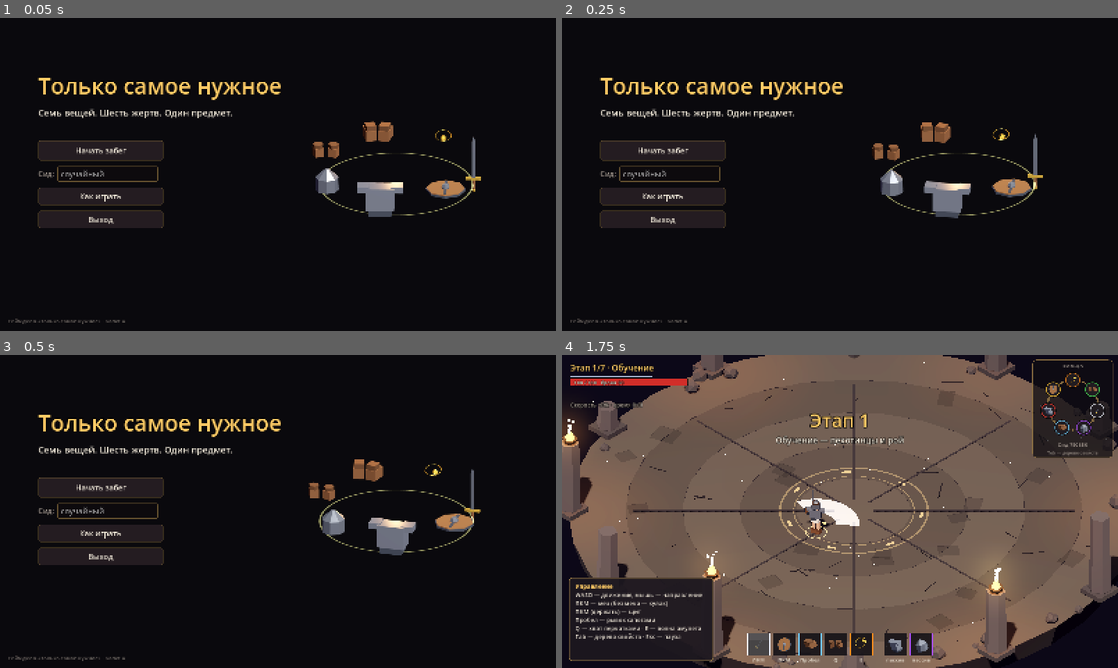
Above: before the commit, frames 1-4 (two rows, left to right).
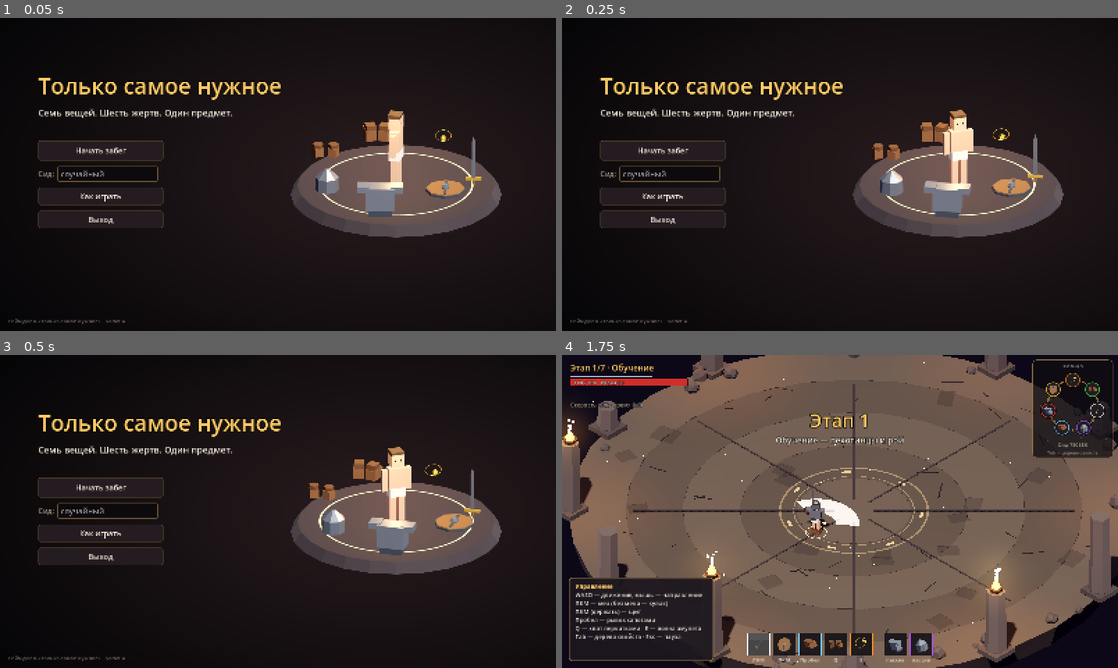
Above: after the commit, the same moments.

Repository: dukeNyaken/definitely-not-a-game-jam
Game: Godot game, scene res://scenes/main_menu.tscn
Two runs of this game, one before a commit and one after it. Both use one fixed random seed, a clock stepped at 60 frames per second and the inputs below.
Inputs (mouse positions are in pixels of both pictures, inside the frame that each line leads up to):
- Up to frame 1 (0.05 s): no input
- Up to frame 2 (0.25 s): no input
- Up to frame 3 (0.5 s): no input
- Up to frame 4 (1.75 s): click "Начать забег" at 0.5 s; tap Enter at 1.25 s; drag from (1073, 405) to (895, 442) at 1.27 s

The runs differ from the first frame. In frame 1, 8.7% of the frame differs, in the area x 52-91%, y 29-71%; in frame 2, 8.7%; in frame 3, 8.6%; in frame 4, nothing differs.

Commit message:
Sacrifice addon reveal, menu centerpiece, export presets
Recipient addons grow when the essence stream arrives; main menu shows the
hero in underwear inside the ring of seven items; Windows/Web export
presets (templates not installed yet); static caches cleared on exit.

Co-Authored-By: Claude Opus 5.5 <noreply@anthropic.com>

Diff:
--- a/scripts/autoload/audio.gd
+++ b/scripts/autoload/audio.gd
@@ -98,3 +98,13 @@
 		var pl: AudioStreamPlayer = p
 		if pl.playing:
 			pl.volume_db = db
+
+
+func _exit_tree() -> void:
+	for p in [_music_a, _music_b]:
+		(p as AudioStreamPlayer).stop()
+		(p as AudioStreamPlayer).stream = null
+	for p in _pool:
+		p.stop()
+		p.stream = null
+	_streams.clear()
--- a/scripts/autoload/db.gd
+++ b/scripts/autoload/db.gd
@@ -63,3 +63,11 @@
 
 func event_word(event_id: StringName) -> String:
 	return item_by_event(event_id).event_word
+
+
+## Статические кэши мешей, материалов и темы держат ресурсы до выгрузки скриптов — чистим при выходе.
+func _exit_tree() -> void:
+	LowPoly._materials.clear()
+	LowPoly._meshes.clear()
+	Vfx._mat_cache.clear()
+	UiKit._theme = null
--- a/scripts/game/game.gd
+++ b/scripts/game/game.gd
@@ -373,14 +373,16 @@
 func do_sacrifice(index: int) -> void:
 	var victim_id := RunState.ring.items[index].def_id
 	var victim_socket := hero_model.socket_position(victim_id)
+	var old_count := RunState.ring.items[RunState.ring.recipient_index(index)].properties.size()
 	var res := RunState.sacrifice(index)
 	var recipient: ItemState = res["recipient"]
 	set_state(State.SACRIFICE)
 	var victim_def := Db.item(victim_id)
-	SacrificeFx.play(world, hero_model, victim_socket, recipient.def_id, victim_def.essence.color)
+	hero.set_items(RunState.ring.items.duplicate())
+	var hidden := hero_model.hide_addons(recipient.def_id, old_count)
+	SacrificeFx.play(world, hero_model, victim_socket, recipient.def_id, victim_def.essence.color, hidden)
 	Audio.play(&"sacrifice")
 	Audio.play(StringName("essence_%s" % victim_def.essence.id), -4.0)
-	hero.set_items(RunState.ring.items.duplicate())
 	hero.speed_mult = RunState.speed_multiplier()
 	if altar != null:
 		altar.vanish()
--- a/scripts/ui/item_showcase.gd
+++ b/scripts/ui/item_showcase.gd
@@ -66,6 +66,24 @@
 	ring.mesh = Vfx.ring_mesh(radius, 0.06, 64)
 	ring.material_override = Vfx.material(Color(1.0, 0.78, 0.35, 0.8), 1.6, true)
 	pivot.add_child(ring)
+	# В центре — герой в исподнем: всё это ему предстоит отдать.
+	var floor_disc := LowPoly.cyl(radius + 0.6, radius + 0.8, 0.3, 24, Color(0.2, 0.17, 0.18), Vector3(0, -0.17, 0))
+	viewport.add_child(floor_disc)
+	var hero := Actor.new()
+	hero.set_physics_process(false)
+	viewport.add_child(hero)
+	hero.remove_from_group(&"actors")
+	hero.facing = Vector3(0.35, 0, 1).normalized()
+	var model := ActorModel.new()
+	hero.add_child(model)
+	model.setup(hero, ActorModel.Kind.HERO)
+	model.scale = Vector3.ONE * 1.05
+	var glow := OmniLight3D.new()
+	glow.position = Vector3(0, 2.6, 1.2)
+	glow.light_color = Color(1.0, 0.8, 0.55)
+	glow.light_energy = 1.6
+	glow.omni_range = 6.0
+	viewport.add_child(glow)
 
 
 ## Одна вещь крупно.
--- a/scripts/ui/main_menu.gd
+++ b/scripts/ui/main_menu.gd
@@ -9,8 +9,19 @@
 	theme = UiKit.theme()
 	get_tree().paused = false
 	Engine.time_scale = 1.0
-	var bg := ColorRect.new()
-	bg.color = Color(0.04, 0.035, 0.05)
+	var bg := TextureRect.new()
+	var grad := Gradient.new()
+	grad.set_color(0, Color(0.16, 0.11, 0.12))
+	grad.set_color(1, Color(0.02, 0.018, 0.025))
+	var tex := GradientTexture2D.new()
+	tex.gradient = grad
+	tex.fill = GradientTexture2D.FILL_RADIAL
+	tex.fill_from = Vector2(0.68, 0.5)
+	tex.fill_to = Vector2(1.25, 1.1)
+	tex.width = 256
+	tex.height = 256
+	bg.texture = tex
+	bg.stretch_mode = TextureRect.STRETCH_SCALE
 	UiKit.full_rect(bg)
 	add_child(bg)
 	var showcase := ItemShowcase.new()
--- a/scripts/visual/actor_model.gd
+++ b/scripts/visual/actor_model.gd
@@ -258,6 +258,33 @@
 	for ch in r_hand.get_children():
 		if ch.name in ["EnemySword", "Club", "Staff"]:
 			(ch as Node3D).visible = not actor.has_item(&"sword")
+
+
+## Прячет добавки свойств с индекса start (новые после жертвы) — они вырастут, когда долетит поток.
+func hide_addons(item_id: StringName, start: int) -> Array[Node3D]:
+	var out: Array[Node3D] = []
+	for n in _item_nodes.get(item_id, []):
+		_find_addons(n, start, out)
+	for a in out:
+		a.set_meta(&"full_scale", a.scale)
+		a.scale = Vector3.ONE * 0.001
+	return out
+
+
+func _find_addons(n: Node, start: int, out: Array[Node3D]) -> void:
+	for ch in n.get_children():
+		if ch.has_meta(&"prop_index") and int(ch.get_meta(&"prop_index")) >= start:
+			out.append(ch)
+		_find_addons(ch, start, out)
+
+
+func reveal_addons(addons: Array[Node3D]) -> void:
+	for a in addons:
+		if is_instance_valid(a):
+			var tw := a.create_tween()
+			tw.tween_property(a, "scale", a.get_meta(&"full_scale", Vector3.ONE) * 1.4, 0.18).set_trans(Tween.TRANS_BACK).set_ease(Tween.EASE_OUT)
+			tw.tween_property(a, "scale", a.get_meta(&"full_scale", Vector3.ONE), 0.15)
+	_flash = 0.12
 
 
 ## Позиция сокета в мире: откуда летят потоки при жертве.
--- a/scripts/visual/item_visuals.gd
+++ b/scripts/visual/item_visuals.gd
@@ -22,6 +22,7 @@
 		var t: Transform3D = anchors[(i / anchored.size()) % anchors.size()]
 		var addon := build_addon(essence)
 		addon.transform = t.scaled_local(Vector3.ONE * ADDON_SCALE)
+		addon.set_meta(&"prop_index", i)
 		(part["node"] as Node3D).add_child(addon)
 	return parts
 
--- a/scripts/visual/sacrifice_fx.gd
+++ b/scripts/visual/sacrifice_fx.gd
@@ -6,12 +6,14 @@
 var start: Vector3
 var recipient_id: StringName
 var color: Color
+var hidden_addons: Array[Node3D] = []
 var _orbs: Array[Dictionary] = []
 var _done: bool = false
 
 
-static func play(parent: Node, p_model: ActorModel, p_start: Vector3, p_recipient: StringName, p_color: Color) -> SacrificeFx:
+static func play(parent: Node, p_model: ActorModel, p_start: Vector3, p_recipient: StringName, p_color: Color, p_hidden: Array[Node3D] = []) -> SacrificeFx:
 	var fx := SacrificeFx.new()
+	fx.hidden_addons = p_hidden
 	fx.model = p_model
 	fx.start = p_start
 	fx.recipient_id = p_recipient
@@ -81,4 +83,6 @@
 		Vfx.burst(self, target, color, 1.0, 0.35)
 		Vfx.ring(self, Vector3(target.x, 0.0, target.z), 2.2, color, 0.5, 0.25)
 		Audio.play(&"absorb")
+		if model != null and is_instance_valid(model):
+			model.reveal_addons(hidden_addons)
 		queue_free()
Not shown, added: export_presets.cfg
